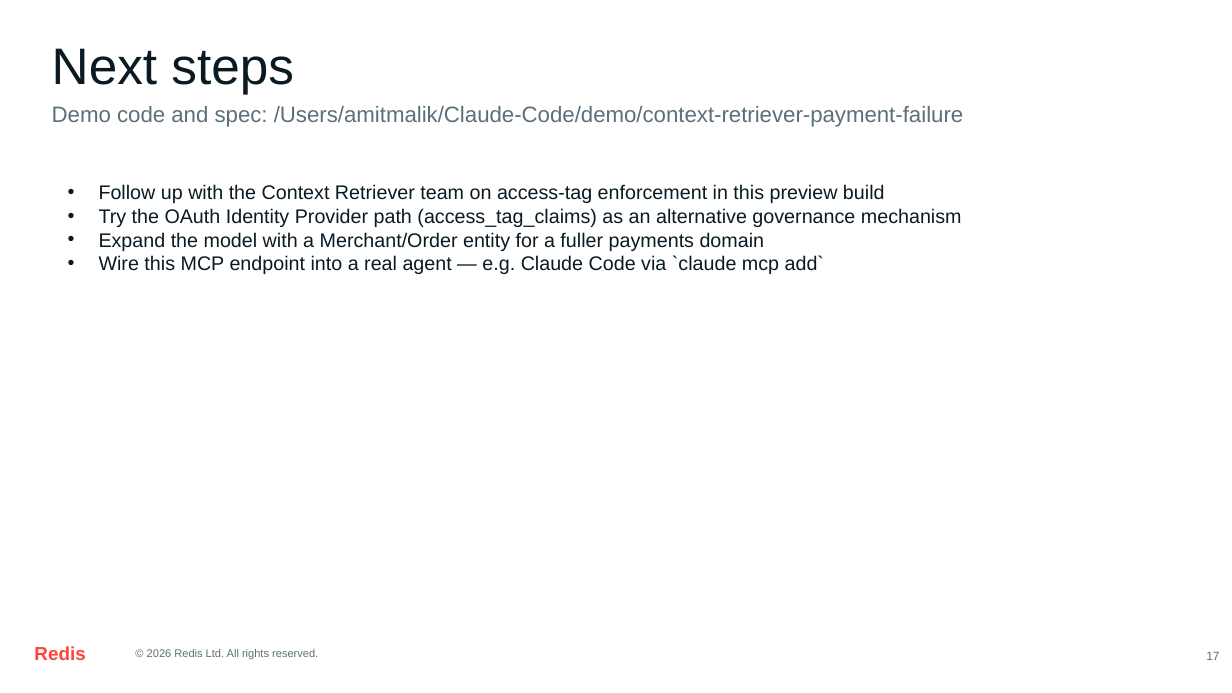
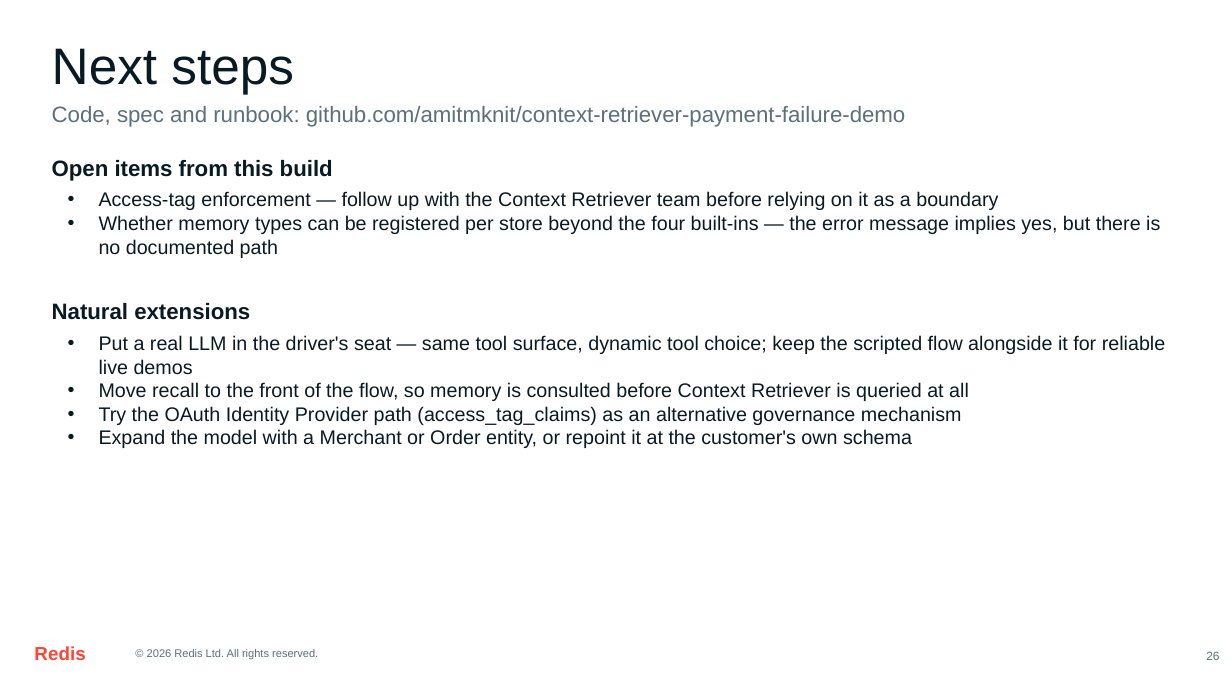
Before and after one commit to amitmknit/context-retriever-payment-failure-demo, a slide deck: slide 29 of Context-Retriever-Payment-Failure-Demo.pptx (slide 20 before the commit). Drawn at 1232x693 pixels with LibreOffice and Linux fonts; fonts in the diff are those of the drawing. Boxes give left, top, right and bottom in pixels: in the first picture for what was removed or moved away, otherwise in the second. Text is boxed around its words. In the diff, an @@ line names an element or a change of style, - is before the commit and + after.

```diff
--- a/Context-Retriever-Payment-Failure-Demo.pptx
+++ b/Context-Retriever-Payment-Failure-Demo.pptx
@@ text at box(52, 106, 905, 127): text changed @@
-Demo code and spec: /Users/amitmalik/Claude-Code/demo/context-retriever-payment-failure
+Code, spec and runbook: github.com/amitmknit/context-retriever-payment-failure-demo
@@ text added at box(52, 160, 333, 181), 13 pt, text #091A23, bold @@
+Open items from this build
@@ text removed at box(99, 184, 962, 274) @@
-• Follow up with the Context Retriever team on access-tag enforcement in this preview build
-• Try the OAuth Identity Provider path (access_tag_claims) as an alternative governance mechanism
-• Expand the model with a Merchant/Order entity for a fuller payments domain
-• Wire this MCP endpoint into a real agent — e.g. Claude Code via `claude mcp add`
@@ text added at box(99, 191, 1160, 258), 11.5 pt, text #091A23 @@
+• Access-tag enforcement — follow up with the Context Retriever team before relying on it as a boundary
+• Whether memory types can be registered per store beyond the four built-ins — the error message implies yes, but there is no documented path
@@ text added at box(52, 303, 250, 320), 13 pt, text #091A23, bold @@
+Natural extensions
@@ text added at box(99, 335, 1165, 448), 11.5 pt, text #091A23 @@
+• Put a real LLM in the driver's seat — same tool surface, dynamic tool choice; keep the scripted flow alongside it for reliable live demos
+• Move recall to the front of the flow, so memory is consulted before Context Retriever is queried at all
+• Try the OAuth Identity Provider path (access_tag_claims) as an alternative governance mechanism
+• Expand the model with a Merchant or Order entity, or repoint it at the customer's own schema
@@ text at box(1206, 651, 1219, 660): text changed @@
-17
+26
```
Also in this commit, not shown: 15 other slides changed, 10 slides added, 1 slide removed, 4 other files.
